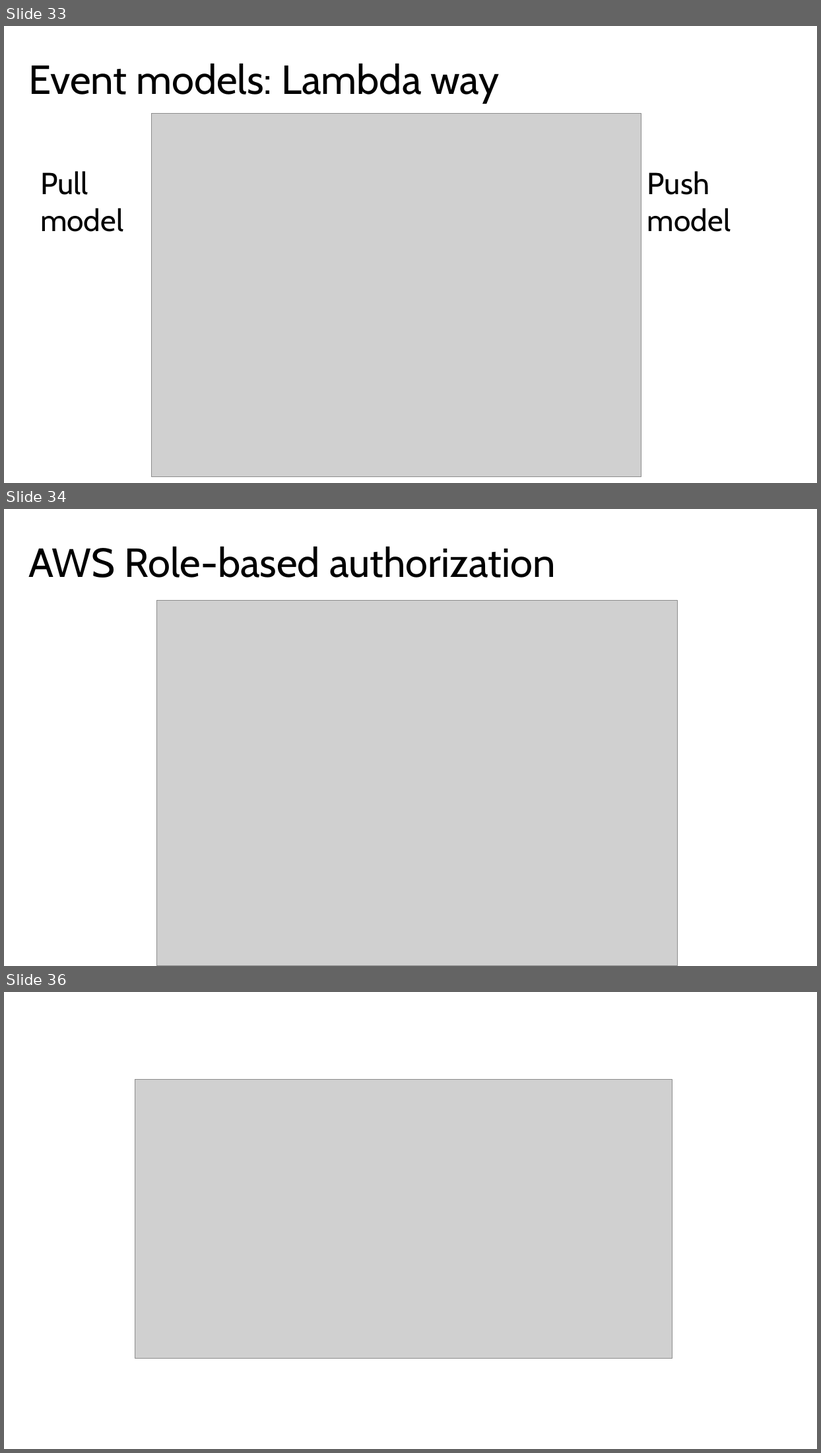
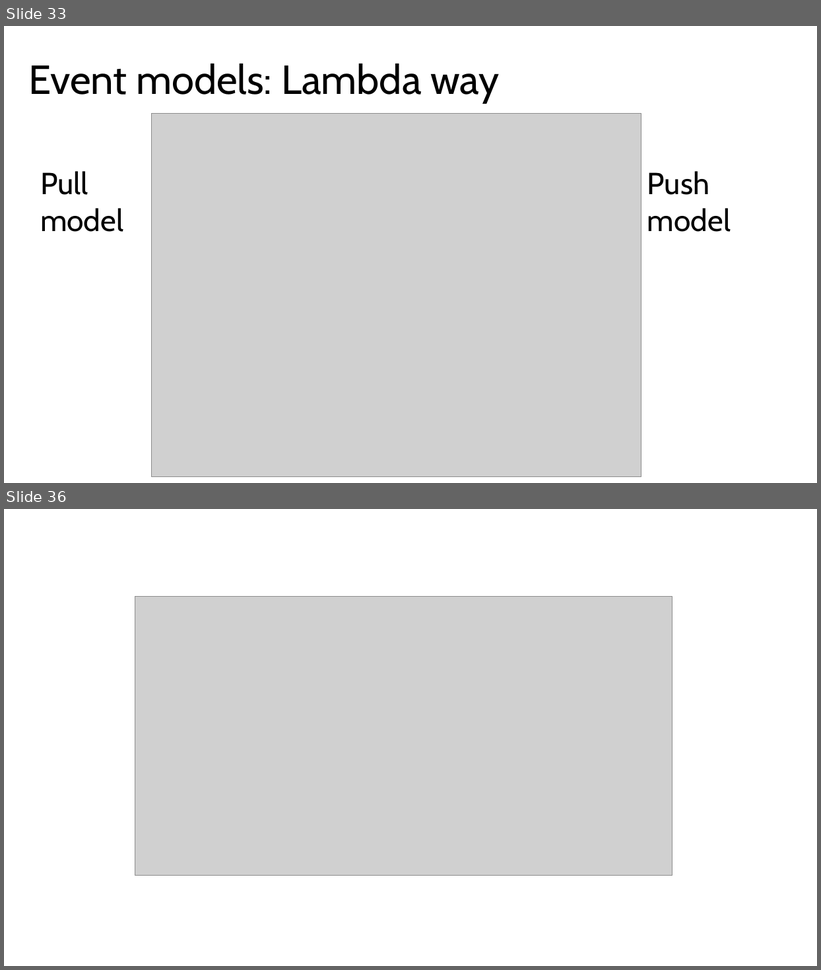
Before and after one commit to alex-zyl/FunctionsVSLambda, a slide deck: Presentation/Presentation.pptx. Shown one above the other, each under a label of ours: slides 33, 34 and 36 before the commit, slides 33 and 36 after it; the slides between them are not shown. The pictures are 821x1453 and 821x970 pixels, drawn with LibreOffice and Linux fonts; fonts in the diff are those of the drawing; grey boxes stand for pictures. Boxes give left, top, right and bottom in pixels: in the first picture for what was removed or moved away, otherwise in the second. Text is boxed around its words. In the diff, an @@ line names an element or a change of style, - is before the commit and + after.

```diff
--- a/Presentation/Presentation.pptx
+++ b/Presentation/Presentation.pptx
@@ slide 34 removed at [4, 509, 817, 966], background #FFFFFF @@
@@ text removed at [28, 546, 556, 578] @@
-AWS Role-based authorization
@@ picture removed at [157, 601, 678, 966] @@
```
Also in this commit, not shown: 1 slide changed, 1 slide added, 2 other files.
